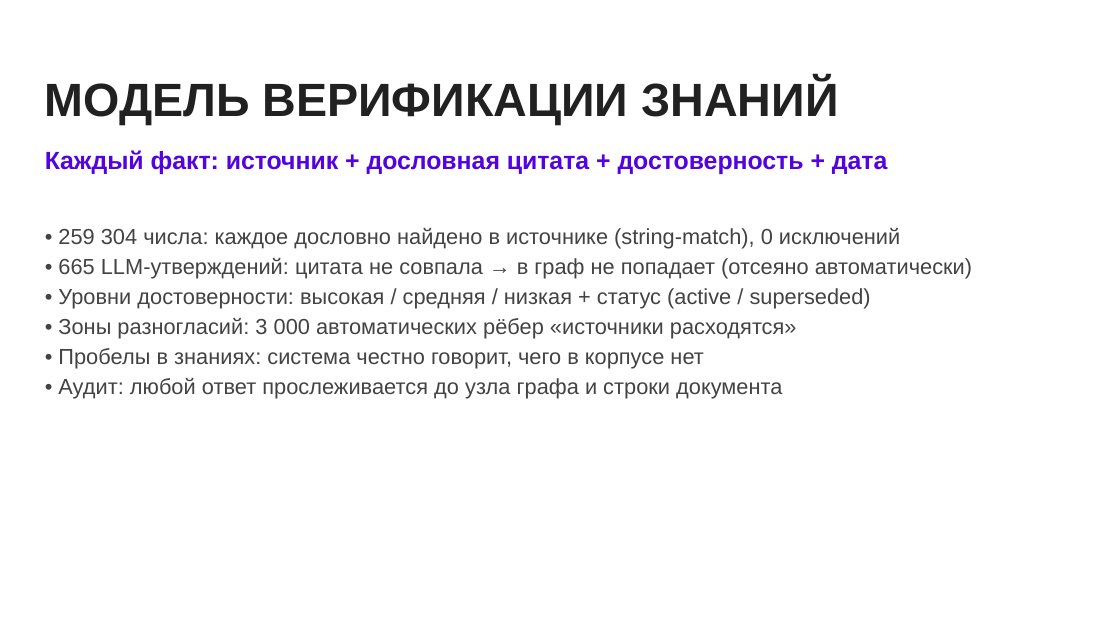
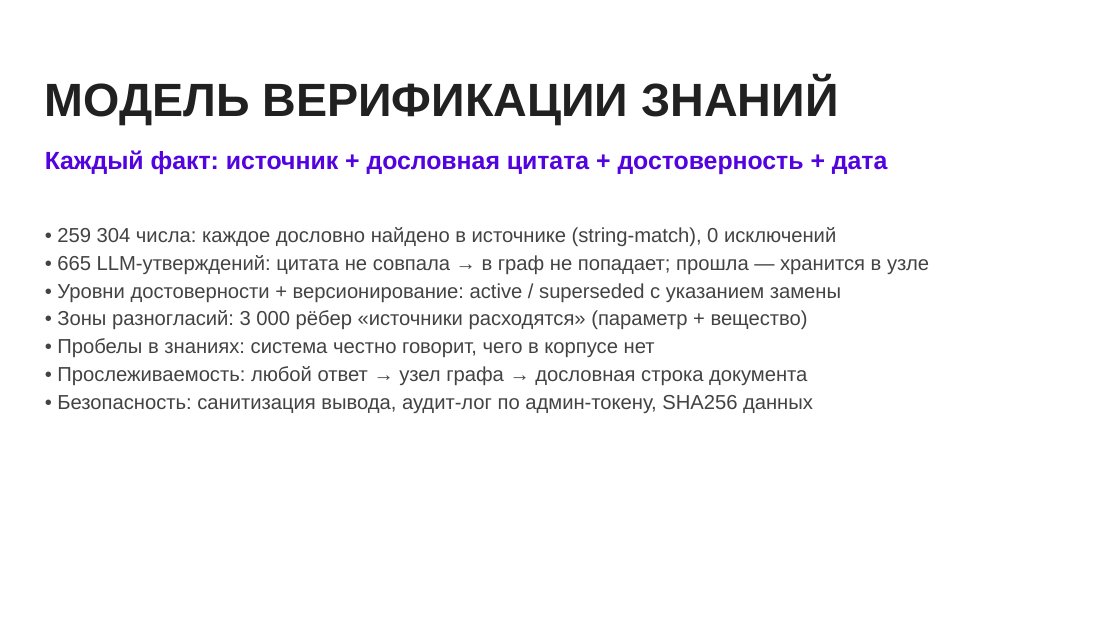
Before and after one commit to CatPawsCoder/Nornickel_aI_science_hack, a slide deck: slide 7 of presentation/nauchny-klubok-NN-v2.pptx. Drawn at 1120x630 pixels with LibreOffice and Linux fonts; fonts in the diff are those of the drawing; background and template pictures are left out. Boxes give left, top, right and bottom in pixels: in the first picture for what was removed or moved away, otherwise in the second. Text is boxed around its words. In the diff, an @@ line names an element or a change of style, - is before the commit and + after.

Commit message:
README и презентация: строгий AND, цитаты в узлах графа, раздел «Качество и безопасность», дедуп корпуса

```diff
--- a/presentation/nauchny-klubok-NN-v2.pptx
+++ b/presentation/nauchny-klubok-NN-v2.pptx
@@ text at (57,227,836,357): size 14 to 13 pt in "• 259 304 числа: каждое дословно найдено ...", "• Пробелы в знаниях: система честно говорит, ..." @@
@@ text at (57,255,929,329): text changed; size 14 to 13 pt @@
-• 665 LLM-утверждений: цитата не совпала → в граф не попадает (отсеяно автоматически)
-• Уровни достоверности: высокая / средняя / низкая + статус (active / superseded)
-• Зоны разногласий: 3 000 автоматических рёбер «источники расходятся»
+• 665 LLM-утверждений: цитата не совпала → в граф не попадает; прошла — хранится в узле
+• Уровни достоверности + версионирование: active / superseded с указанием замены
+• Зоны разногласий: 3 000 рёбер «источники расходятся» (параметр + вещество)
@@ text at (57,366,813,413): text changed; size 14 to 13 pt @@
-• Аудит: любой ответ прослеживается до узла графа и строки документа
+• Прослеживаемость: любой ответ → узел графа → дословная строка документа
+• Безопасность: санитизация вывода, аудит-лог по админ-токену, SHA256 данных
```
Also in this commit, not shown: 1 other slide changed, 2 other files.
